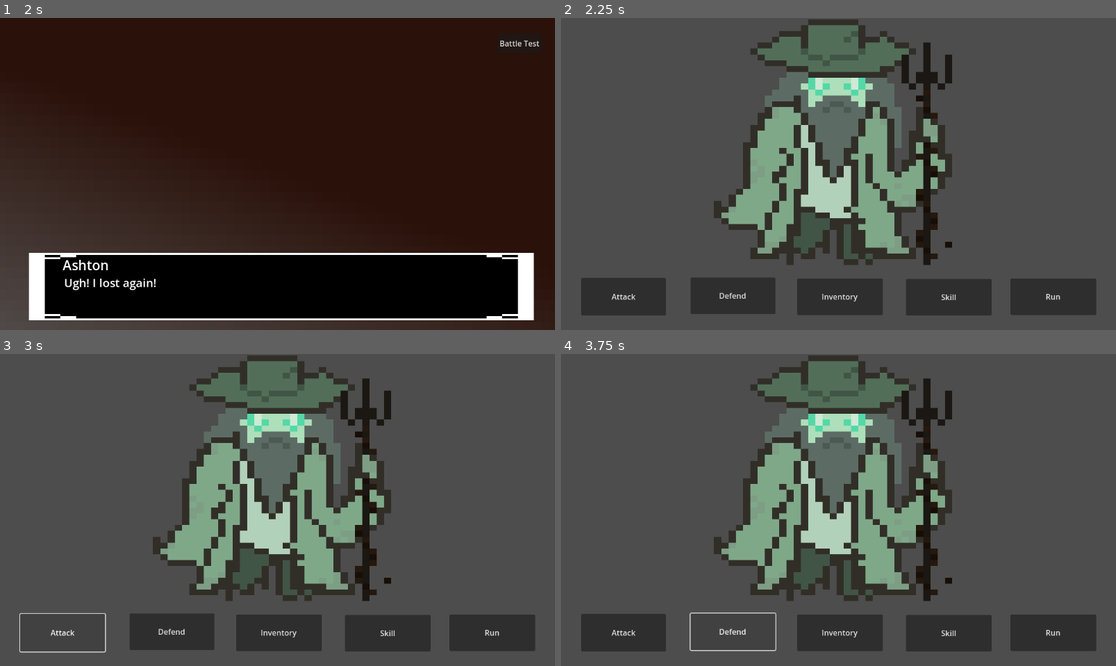
Above: before the commit, frames 1-4 (two rows, left to right).
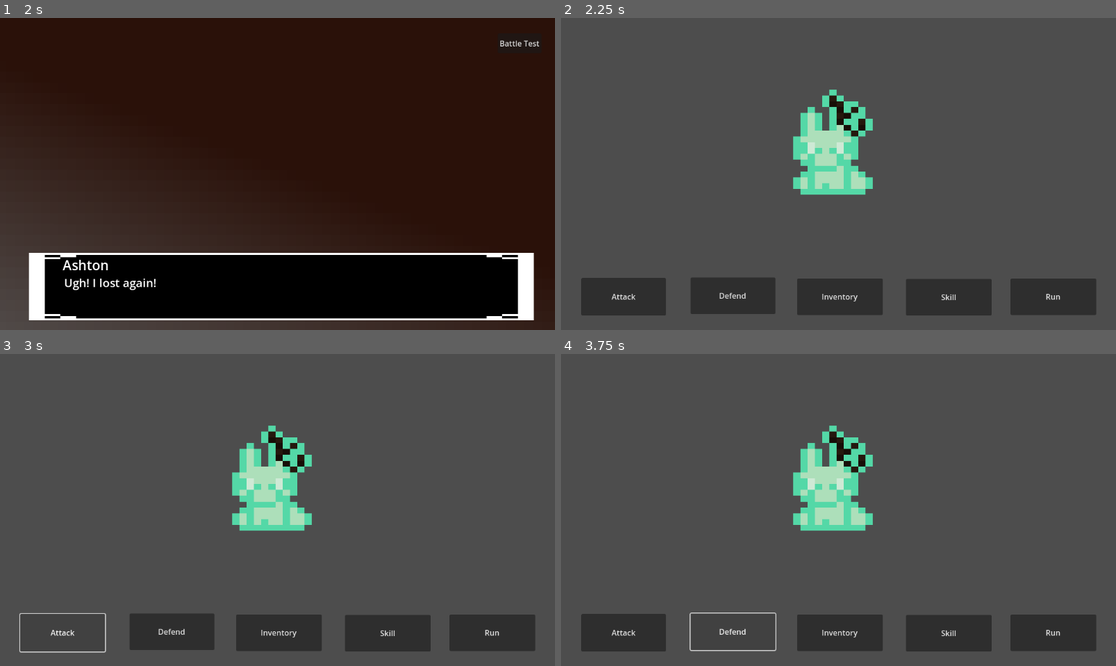
Above: after the commit, the same moments.

Repository: eRues/The-Great-Disappearance-of-Jamie-Finch
Game: Godot game, scene res://main_menu.tscn
The game is run twice, just before and just after one commit, with the same random seed, the same clock (stepped at 60 frames per second) and the same inputs.
Inputs:
- Up to frame 1 (2 s): click "New Game" at 0.5 s; click "Ashton" at 1.25 s
- Up to frame 2 (2.25 s): click "Battle Test" at 2 s
- Up to frame 3 (3 s): click "Attack" at 2.75 s
- Up to frame 4 (3.75 s): click "Defend" at 3.5 s

Frame 1 is identical in both runs. In frame 2, 21% of the frame differs, in the area x 27-71%, y 0-80%; in frame 3, 21%; in frame 4, 21%.

Commit message:
asset and json imports

Diff:
--- /dev/null
+++ b/TextFiles/Tutorial/Door Interact/ash_tutorial_doorint.json
@@ -0,0 +1,7 @@
+[
+
+	{"name": "", "text": "[You open the door and look down the stairwell.]"},
+	{"name": "Ashton", "text": "I can’t believe this school has a basement."},
+	{"name": "", "text": "Would you like to enter the basement?"},
+
+]
--- /dev/null
+++ b/TextFiles/Tutorial/Door Interact/eve_tutorial_doorint.json
@@ -0,0 +1,7 @@
+[
+
+	{"name": "", "text": "[You open the door and look down the stairwell.]"},
+	{"name": "Eve", "text": "It looks kind of scary down there…"},
+	{"name": "", "text": "Would you like to enter the basement?"},
+
+]
--- /dev/null
+++ b/TextFiles/Tutorial/Door Interact/nate_tutorial_doorint.json
@@ -0,0 +1,9 @@
+[
+
+	{"name": "", "text": "[You open the door and look down the stairwell.]"},
+	{"name": "Nathan", "text": " It’s just a dark…rickety stairway…"},
+	{"name": "Nathan", "text": "Nothing to be scared of."},
+	{"name": "", "text": "Would you like to enter the basement?"},
+
+
+]
--- /dev/null
+++ b/TextFiles/Tutorial/Door Interact/tia_tutorial_doorint.json
@@ -0,0 +1,7 @@
+[
+
+	{"name": "", "text": "[You open the door and look down the stairwell.]"},
+	{"name": "Tiana", "text": "Tiana: It looks kind of scary down there…"},
+	{"name": "", "text": "Would you like to enter the basement?"},
+
+]
--- /dev/null
+++ b/TextFiles/Tutorial/Object Interaction/ash_tutorial_objint.json
@@ -0,0 +1,7 @@
+[
+
+	{"name": "", "text": "[You stop before you walk over the debris on the ground.]"},
+	{"name": "Ashton", "text": "Probably fell down."},
+	{"name": "", "text": "[You kick the pile. Some of the debris bits scatter.]"},
+	{"name": "Ashton", "text": "I’ll see if I can pick it up before I leave."},
+]
--- /dev/null
+++ b/TextFiles/Tutorial/Object Interaction/eve_tutorial_objint.json
@@ -0,0 +1,9 @@
+[
+
+	{"name": "", "text": "[You stop right in front of a pile of debris.]"},
+	{"name": "Eve", "text": "Hello?"},
+	{"name": "", "text": "[You pull up a few pieces of wood, hoping to find something…or someone.]"},
+	{"name": "Eve", "text": "Ugh, nothing."},
+	{"name": "", "text": "[You take a small piece of wood and shove it in your pocket before stepping over the pile.]"},
+
+]
--- /dev/null
+++ b/TextFiles/Tutorial/Object Interaction/nate_tutorial_objint.json
@@ -0,0 +1,10 @@
+[
+
+	{"name": "", "text": "[You step on the pile of debris and hear a loud cracking sound.]"},
+	{"name": "", "text": "[You jump up and almost fall over.]"},
+	{"name": "Nathan", "text": "AHHH! What was that?!"},
+	{"name": "", "text": "[You look down and see that it’s just a pile of rubble.]"},
+	{"name": "Nathan", "text": "…"},
+	{"name": "Nathan", "text": "Ha ha…"},
+
+]
--- /dev/null
+++ b/TextFiles/Tutorial/Object Interaction/tia_tutorial_objint.json
@@ -0,0 +1,9 @@
+[
+
+	{"name": "", "text": "[You step on the pile of debris and almost trip.]"},
+	{"name": "", "text": "[You regain your balance quickly and bend down to look at it.]"},
+	{"name": "Tiana", "text": "It’s just a bunch of wood and rocks…"},
+	{"name": "", "text": "[You try to pick it up, but it’s too big to hold all of it.]"},
+	{"name": "", "text": "[You try to move as much as you can out of the walkway.]"},
+
+]
--- /dev/null
+++ b/TextFiles/Tutorial/Object Pickup/ash_tutorial_objpick.json
@@ -0,0 +1,9 @@
+[
+
+	{"name": "", "text": "[Something catches your eye on the ground as you walk.]"},
+	{"name": "Ashton", "text": "Is that…a granola bar?"},
+	{"name": "Ashton", "text": "This is probably proof of something."},
+	{"name": "", "text": "[You picked up a Granola Bar!]"},
+	{"name": "", "text": "[You can access the granola bar as well as other weapons, food, and items that you pick up in the inventory by pressing E.]"},
+
+]
--- /dev/null
+++ b/TextFiles/Tutorial/Object Pickup/eve_tutorial_objpick.json
@@ -0,0 +1,9 @@
+[
+
+	{"name": "", "text": "[Something catches your eye on the ground as you walk.]"},
+	{"name": "Eve", "text": "Nice! I’m still a little hungry from breakfast."},
+	{"name": "Eve", "text": "This should tide me over until I leave."},
+	{"name": "", "text": "[You picked up a Granola Bar!]"},
+	{"name": "", "text": "[You can access the granola bar as well as other weapons, food, and items that you pick up in the inventory by pressing E.]"},
+
+]
--- /dev/null
+++ b/TextFiles/Tutorial/Object Pickup/nate_tutorial_objpick.json
@@ -0,0 +1,10 @@
+[
+
+	{"name": "", "text": "[Something catches your eye on the ground as you walk.]"},
+	{"name": "", "text": "[You shine your flashlight at it.]"},
+	{"name": "Nathan", "text": "It’s…just a granola bar. That just means people have been here."},
+	{"name": "Nathan", "text": "Maybe I’ll use it to distract the alligators."},
+	{"name": "", "text": "[You picked up a Granola Bar!]"},
+	{"name": "", "text": "[You can access the granola bar as well as other weapons, food, and items that you pick up in the inventory by pressing E.]"},
+
+]
--- /dev/null
+++ b/TextFiles/Tutorial/Object Pickup/tia_tutorial_objpick.json
@@ -0,0 +1,10 @@
+[
+
+	{"name": "", "text": "[Something catches your eye on the ground as you walk.]"},
+	{"name": "Tiana", "text": "Oh! A granola bar!"},
+	{"name": "", "text": "[You quickly pick it up and shove it in your bag before you realize how old it probably is.]"},
+	{"name": "Tiana", "text": "Eh, granola has a long shelf life."},
+	{"name": "", "text": "[You picked up a Granola Bar!]"},
+	{"name": "", "text": "[You can access the granola bar as well as other weapons, food, and items that you pick up in the inventory by pressing E.]"},
+
+]
--- /dev/null
+++ b/TextFiles/Tutorial/Walking In/ash_tutorial_walkin.json
@@ -0,0 +1,7 @@
+[
+
+	{"name": "Ashton", "text": "This place looks a lot bigger than I thought it would be."},
+	{"name": "Ashton", "text": "..."},
+	{"name": "", "text": "[You step carefully onto the next floorboard, checking to see if it’s rotted. You wonder how this place hasn’t already caved in.]"},
+	{"name": "Ashton", "text": "Just gotta get in and get out. Simple."},
+]
--- /dev/null
+++ b/TextFiles/Tutorial/Walking In/eve_tutorial_walkin.json
@@ -0,0 +1,8 @@
+[
+
+	{"name": "Eve", "text": "Water, check. Knife, check. Phone, check. Gris gris bag, check."},
+	{"name": "Eve", "text": "I’ve got everything I need!"},
+	{"name": "", "text": "[You take a confident step forward, almost losing your balance on the wobbling floorboards.]"},
+	{"name": "Eve", "text": "Come out ghosts! I know you’re there!"},
+
+]
--- /dev/null
+++ b/TextFiles/Tutorial/Walking In/nate_tutorial_walkin.json
@@ -0,0 +1,7 @@
+[
+
+	{"name": "Nathan", "text": "…brave. I’ll show them brave."},
+	{"name": "", "text": "[You look around the dark hallway as you grip a flashlight in your trembling hands.]"},
+	{"name": "Nathan", "text": "It’s not even that scary up close. Just a…big old building! Big old buildings are the least scary thing out there!"},
+
+]
--- /dev/null
+++ b/TextFiles/Tutorial/Walking In/tia_tutorial_walkin.json
@@ -0,0 +1,7 @@
+[
+
+	{"name": "Tiana", "text": "Alright, just a quick stop inside…"},
+	{"name": "", "text": "[You stuff your water bottle into your bag and feel the musty air hit your face as you take another step.]"},
+	{"name": "Tiana", "text": "It smells awful in here…"},
+
+]
--- a/battle_enemy.gd
+++ b/battle_enemy.gd
@@ -13,6 +13,56 @@
 		speed = (int)(9 * Global.base_agitation)
 		smarts = (int)(5 * Global.base_agitation)
 		spirit = (int)(7 * Global.base_agitation)
+		experience = (int)(10 * Global.base_agitation)
+		enemy_sprite = load("res://Assets/battle_placeholder.png")
+	elif(Global.enemy_name == "rabbit_dum"):
+		agitation = Global.base_agitation
+		health = (int)(13 * Global.base_agitation)
+		base_health = health
+		strength = (int)(3 * Global.base_agitation)
+		speed = (int)(9 * Global.base_agitation)
+		smarts = (int)(6 * Global.base_agitation)
+		spirit = (int)(7 * Global.base_agitation)
+		experience = (int)(12 * Global.base_agitation)
+		enemy_sprite = load("res://Assets/battle_placeholder.png")
+	elif(Global.enemy_name == "rabbit_dan"):
+		agitation = Global.base_agitation
+		health = (int)(16 * Global.base_agitation)
+		base_health = health
+		strength = (int)(3 * Global.base_agitation)
+		speed = (int)(10 * Global.base_agitation)
+		smarts = (int)(6 * Global.base_agitation)
+		spirit = (int)(7 * Global.base_agitation)
+		experience = (int)(14 * Global.base_agitation)
+		enemy_sprite = load("res://Assets/battle_placeholder.png")
+	elif(Global.enemy_name == "rabbit_dave"):
+		agitation = Global.base_agitation
+		health = (int)(19 * Global.base_agitation)
+		base_health = health
+		strength = (int)(4 * Global.base_agitation)
+		speed = (int)(11 * Global.base_agitation)
+		smarts = (int)(6 * Global.base_agitation)
+		spirit = (int)(8 * Global.base_agitation)
+		experience = (int)(16 * Global.base_agitation)
+		enemy_sprite = load("res://Assets/battle_placeholder.png")
+	elif(Global.enemy_name == "rabbit_bart"):
+		agitation = Global.base_agitation
+		health = (int)(21 * Global.base_agitation)
+		base_health = health
+		strength = (int)(5 * Global.base_agitation)
+		speed = (int)(11 * Global.base_agitation)
+		smarts = (int)(6 * Global.base_agitation)
+		spirit = (int)(8 * Global.base_agitation)
+		experience = (int)(18 * Global.base_agitation)
+		enemy_sprite = load("res://Assets/battle_placeholder.png")
+	elif(Global.enemy_name == "court_bush"):
+		agitation = Global.base_agitation
+		health = (int)(7 * Global.base_agitation)
+		base_health = health
+		strength = (int)(4 * Global.base_agitation)
+		speed = (int)(2 * Global.base_agitation)
+		smarts = (int)(2 * Global.base_agitation)
+		spirit = (int)(5 * Global.base_agitation)
 		experience = (int)(10 * Global.base_agitation)
 		enemy_sprite = load("res://Assets/battle_placeholder.png")
 
--- a/global.gd
+++ b/global.gd
@@ -7,8 +7,8 @@
 var nate_chosen = false
 
 #enemy variables
-var enemy_name = "keeper"
-var is_boss = true
+var enemy_name = "court_bush"
+var is_boss = false
 
 #which character is used in battle, changed in character select
 var battle_type = Battle_Ash.new()
Binary file added: Assets/Keyboard Keys/Keyboard Extras.png
Not shown, added: Assets/Keyboard Keys/Keyboard Extras.png.import
Binary file added: Assets/Keyboard Keys/Keyboard Letters and Symbols.png
Not shown, added: Assets/Keyboard Keys/Keyboard Letters and Symbols.png.import
Binary file added: Assets/Keyboard Keys/key_a.png
Not shown, added: Assets/Keyboard Keys/key_a.png.import
Binary file added: Assets/Keyboard Keys/key_d.png
Not shown, added: Assets/Keyboard Keys/key_d.png.import
Binary file added: Assets/Keyboard Keys/key_s.png
Not shown, added: Assets/Keyboard Keys/key_s.png.import
Binary file added: Assets/Keyboard Keys/key_space.png
Not shown, added: Assets/Keyboard Keys/key_space.png.import
(and 2 more such lines)
